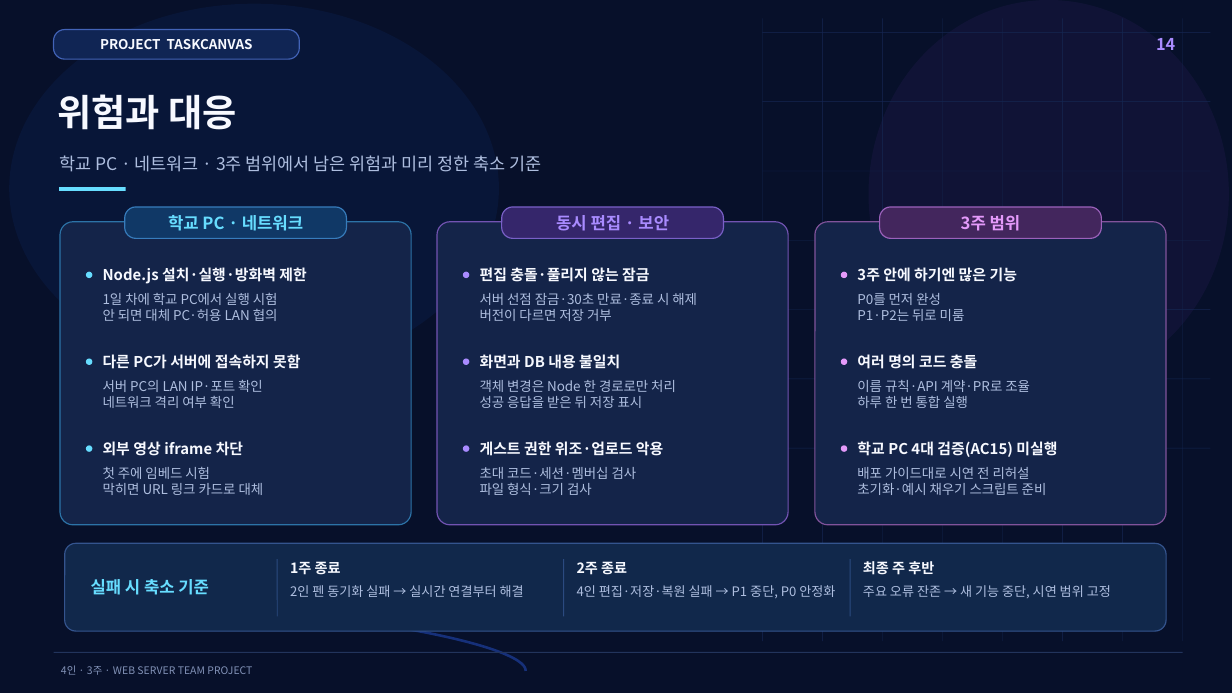
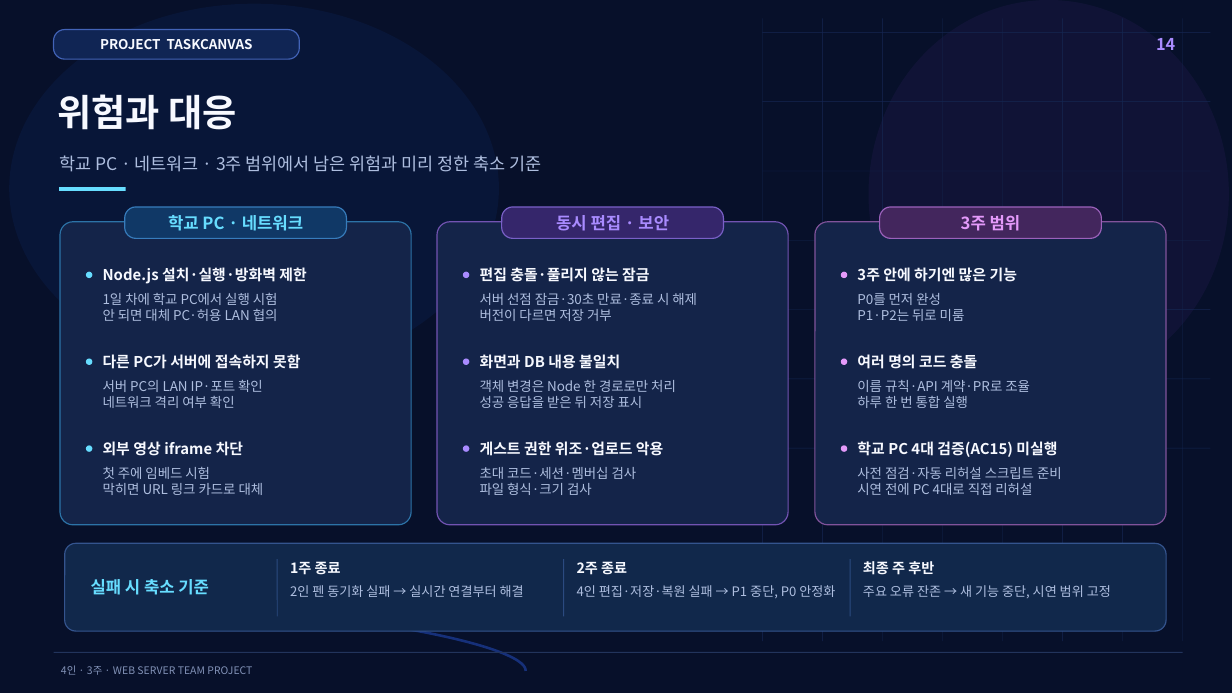
Before and after one commit to siwoo440/TaskCanvas, a slide deck: slide 14 of presentation/TaskCanvas_팀프로젝트_발표자료_14장.pptx. Drawn at 1232x693 pixels with LibreOffice and Linux fonts; fonts in the diff are those of the drawing. Boxes give left, top, right and bottom in pixels: in the first picture for what was removed or moved away, otherwise in the second. Text is boxed around its words. In the diff, an @@ line names an element or a change of style, - is before the commit and + after.

Commit message:
15일차 : 새로고침 시 보드 유지·접속 PC 점검 화면·발표 자료 보강
- 새로고침해도 보던 보드와 위치·배율로 돌아오는 복원 추가
- 접속 PC 가 브라우저로 여는 접속 점검 화면(check.html) 추가
- 점검 화면의 왕복 시간 측정용 실시간 응답(net:ping) 추가
- 입장 화면에 접속 점검 링크 추가
- 실시간 연결 실패 안내와 사전 점검 출력이 점검 화면 주소를 알려 주도록 수정
- 리허설에 접속 점검 화면 확인 추가
- 리허설의 새로고침 장면을 보던 보드·위치 복귀 검사로 수정
- 발표 자료 13장에 보안 점검·자동 리허설 결과 추가
- 발표 자료 14장의 학교 PC 검증 대응 문구와 발표자 노트 수정
- 입장 화면 캡처와 14장 미리보기 이미지 수정
- 시연 대본·배포 가이드·수용 테스트·실시간 계약 문서와 README 수정

```diff
--- a/presentation/TaskCanvas_팀프로젝트_발표자료_14장.pptx
+++ b/presentation/TaskCanvas_팀프로젝트_발표자료_14장.pptx
@@ text at (857,467,1062,495): text changed @@
-배포 가이드대로 시연 전 리허설
-초기화·예시 채우기 스크립트 준비
+사전 점검·자동 리허설 스크립트 준비
+시연 전에 PC 4대로 직접 리허설
```
Also in this commit, not shown: 1 other slide changed, 22 other files.
